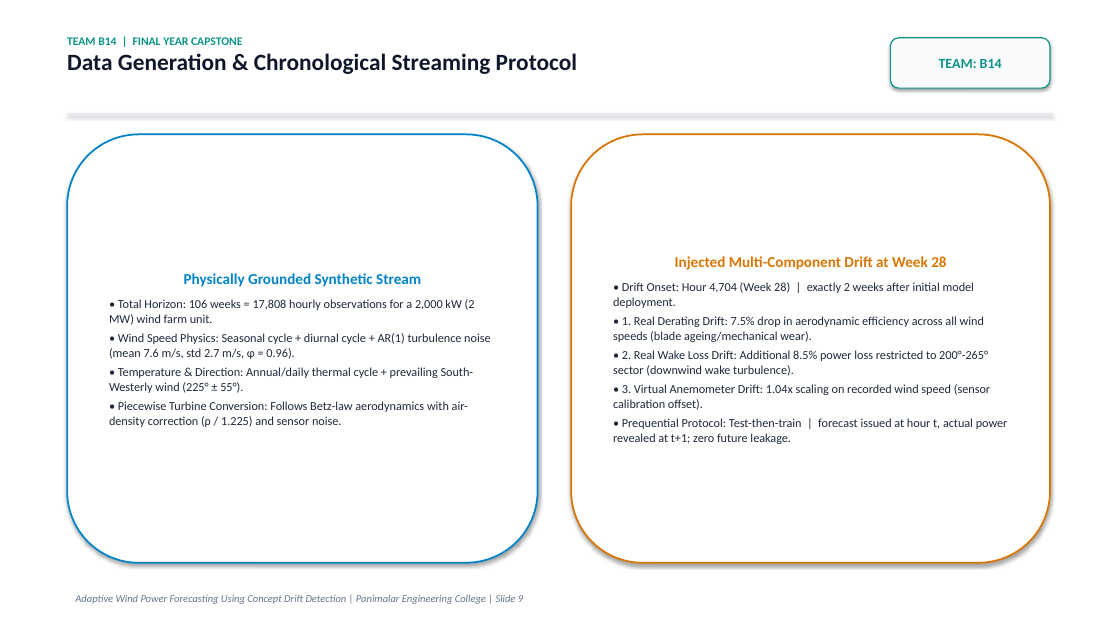
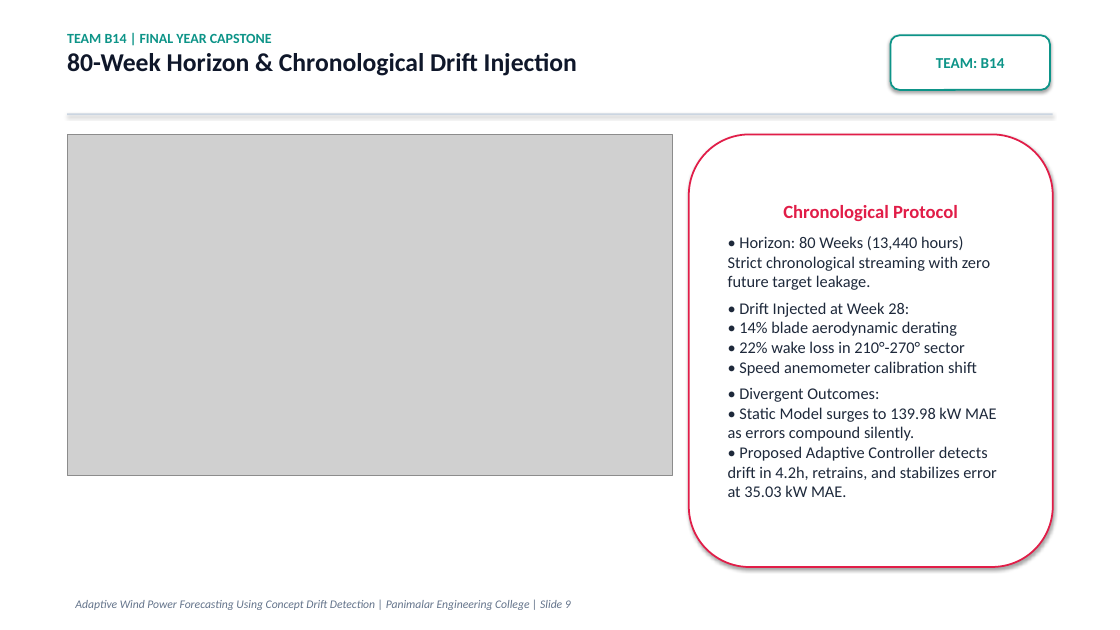
Before and after one commit to thanyab09/Adaptive_Wind_Power_Forecasting_Using_Concept_Drift, a slide deck: slide 9 of reports/Adaptive_Wind_Power_Forecasting_Team_B14.pptx. Drawn at 1120x630 pixels with LibreOffice and Linux fonts; fonts in the diff are those of the drawing; grey boxes stand for pictures. Boxes give left, top, right and bottom in pixels: in the first picture for what was removed or moved away, otherwise in the second. Text is boxed around its words. In the diff, an @@ line names an element or a change of style, - is before the commit and + after.

Commit message:
feat: visual-first final-year presentation deck with large fonts, data charts, and minimal theory for Team B14

```diff
--- a/reports/Adaptive_Wind_Power_Forecasting_Team_B14.pptx
+++ b/reports/Adaptive_Wind_Power_Forecasting_Team_B14.pptx
@@ text at (67,53,577,76): text changed; size 20 to 22 pt @@
-Data Generation & Chronological Streaming Protocol
+80-Week Horizon & Chronological Drift Injection
@@ text at (67,34,272,43): size 10 to 12 pt in "TEAM B14 | FINAL YEAR CAPSTONE" @@
@@ rounded rectangle "TEAM: B14" at (891,35,1050,90): size 12 to 13 pt; fill #F8FAFC to #FFFFFF; outline #0D9488 1 pt to #0D9488 1.5 pt @@
@@ rectangle at (67,113,1053,115): fill #E2E8F0 to #CBD5E1 @@
@@ rounded rectangle removed at (67,134,538,563) @@
-Physically Grounded Synthetic Stream
-• Total Horizon: 106 weeks = 17,808 hourly observations for a 2,000 kW (2 MW) wind farm unit.
-• Wind Speed Physics: Seasonal cycle + diurnal cycle + AR(1) turbulence noise (mean 7.6 m/s, std 2.7 m/s, φ = 0.96).
-• Temperature & Direction: Annual/daily thermal cycle + prevailing South-Westerly wind (225° ± 55°).
-• Piecewise Turbine Conversion: Follows Betz-law aerodynamics with air-density correction (ρ / 1.225) and sensor noise.
@@ picture added at (67,134,672,476) @@
@@ rounded rectangle removed at (571,134,1050,563) @@
-Injected Multi-Component Drift at Week 28
-• Drift Onset: Hour 4,704 (Week 28) | exactly 2 weeks after initial model deployment.
-• 1. Real Derating Drift: 7.5% drop in aerodynamic efficiency across all wind speeds (blade ageing/mechanical wear).
-• 2. Real Wake Loss Drift: Additional 8.5% power loss restricted to 200°-265° sector (downwind wake turbulence).
-• 3. Virtual Anemometer Drift: 1.04x scaling on recorded wind speed (sensor calibration offset).
-• Prequential Protocol: Test-then-train | forecast issued at hour t, actual power revealed at t+1; zero future leakage.
@@ rounded rectangle added at (689,134,1053,567), fill #FFFFFF, outline #E11D48 1.5 pt, 14 pt, text #1E293B @@
+Chronological Protocol
+• Horizon: 80 Weeks (13,440 hours)
+Strict chronological streaming with zero future target leakage.
+• Drift Injected at Week 28:
+• 14% blade aerodynamic derating
+• 22% wake loss in 210°-270° sector
+• Speed anemometer calibration shift
+• Divergent Outcomes:
+• Static Model surges to 139.98 kW MAE as errors compound silently.
+• Proposed Adaptive Controller detects drift in 4.2h, retrains, and stabilizes error at 35.03 kW MAE.
@@ text "Adaptive Wind Power Forecasting Using ..." at (75,600,571,610): size 9 to 10 pt @@
```
Also in this commit, not shown: 18 other slides changed, 1 slide added, 1 slide removed, 14 other files.
